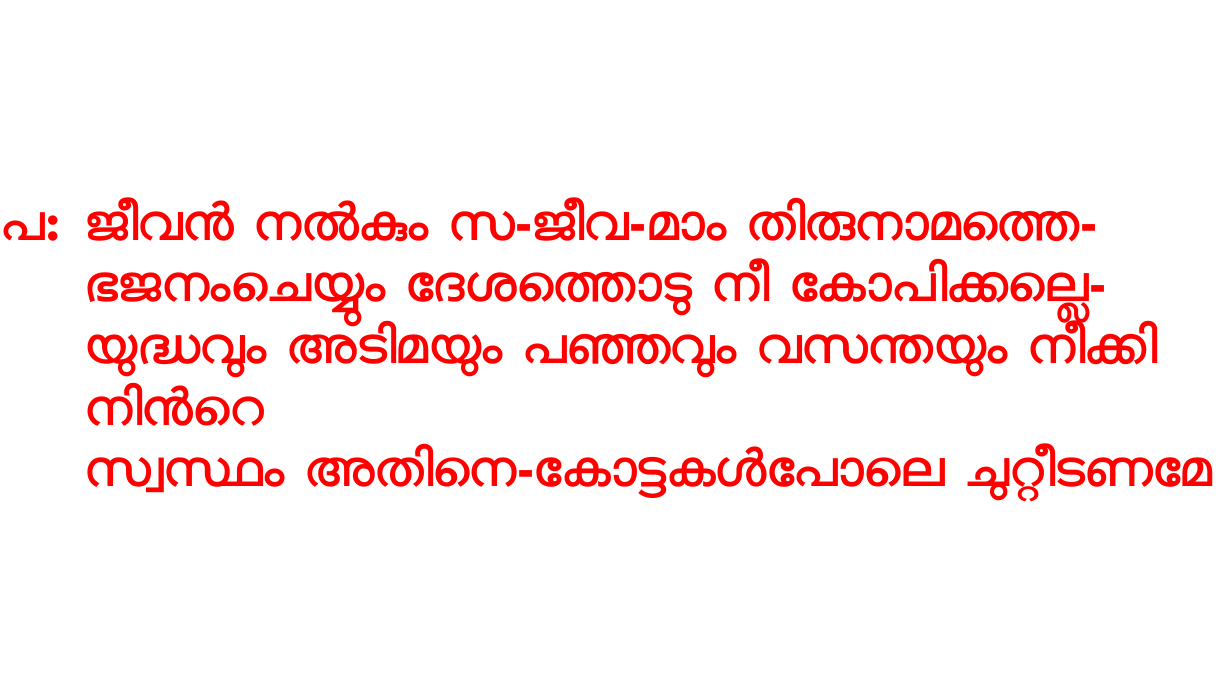
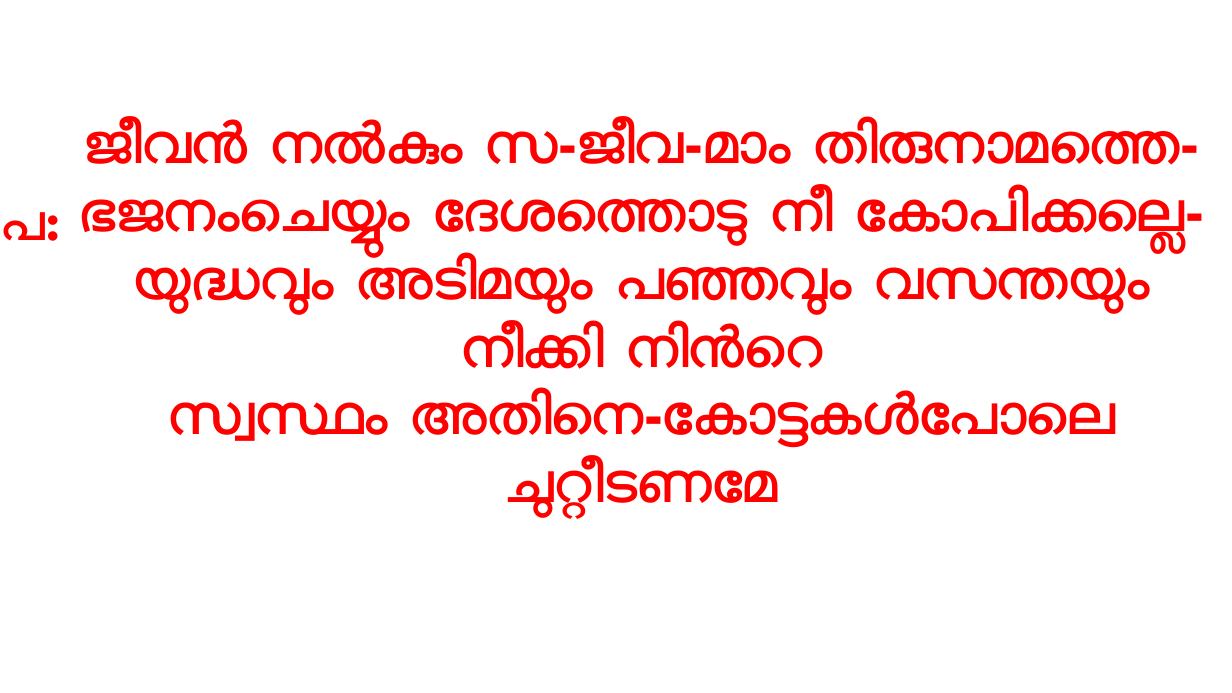
Before and after one commit to gijocode/Church_PPT_Utility, a slide deck: slide 140 of templates/malayalam_service_template.pptx. Drawn at 1232x693 pixels with LibreOffice and Linux fonts; fonts in the diff are those of the drawing. Boxes give left, top, right and bottom in pixels: in the first picture for what was removed or moved away, otherwise in the second. Text is boxed around its words. In the diff, an @@ line names an element or a change of style, - is before the commit and + after.

```diff
--- a/templates/malayalam_service_template.pptx
+++ b/templates/malayalam_service_template.pptx
@@ text "ജീവന്‍ നല്‍കും സ-ജീവ-മാം തിരുനാമത്തെ-" moved from (x1=86, y1=200, x2=1213, y2=500) to (x1=80, y1=119, x2=1204, y2=518) @@
@@ text "ജീവന്‍ നല്‍കും സ-ജീവ-മാം തിരുനാമത്തെ-" at (x1=80, y1=119, x2=1204, y2=518): size 40 to 44 pt; alignment left to centre @@
```
Also in this commit, not shown: 18 other slides changed, 1 other file.
